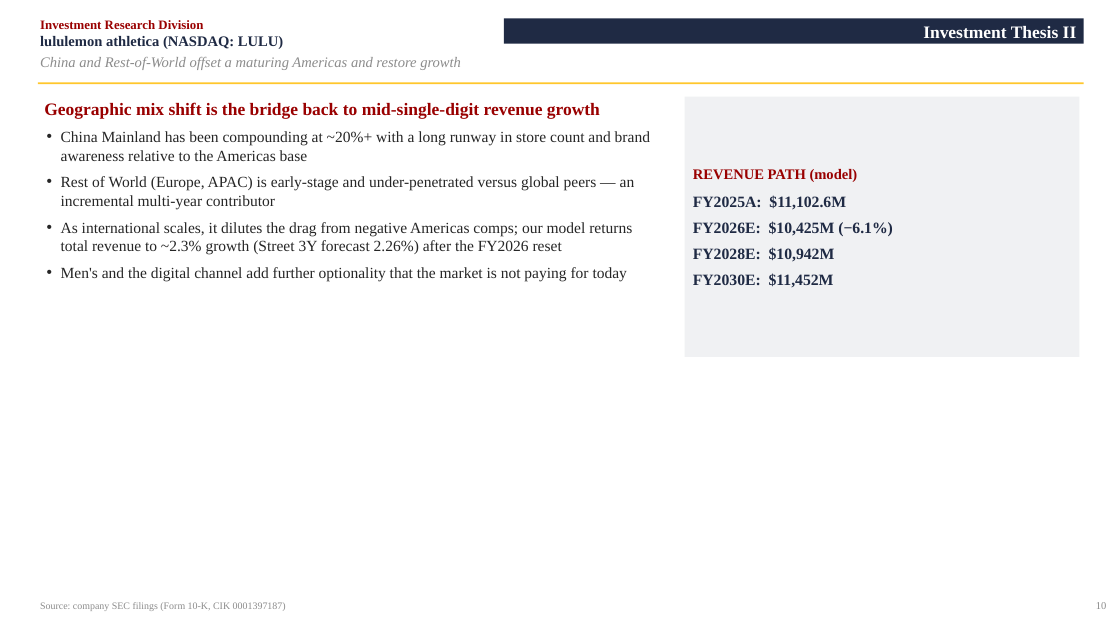
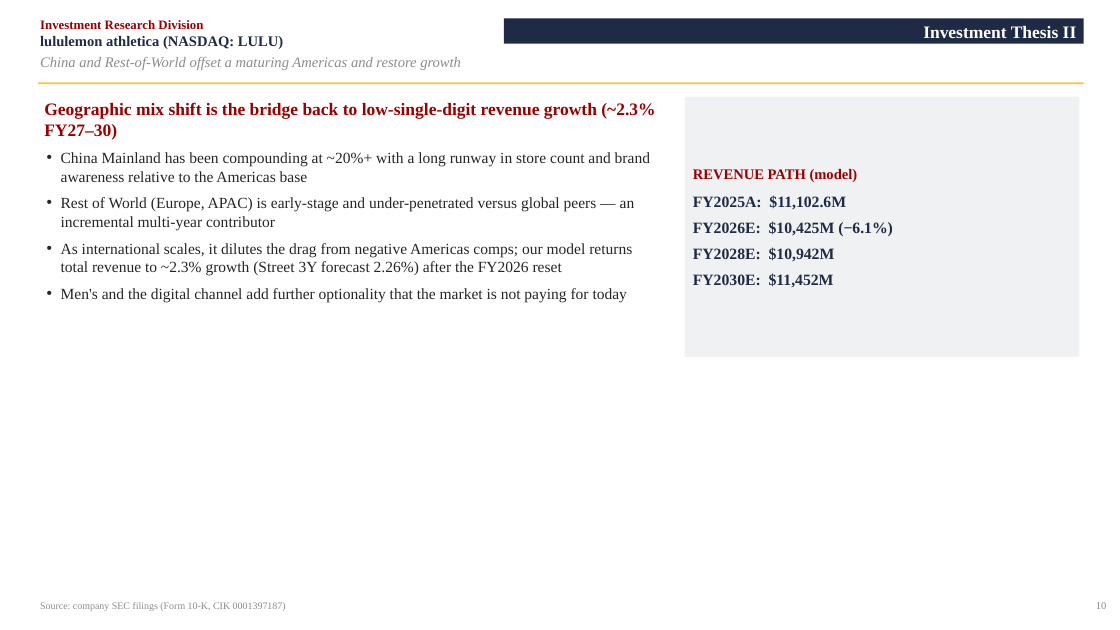
Before and after one commit to vengeanceaiUSC/RM, a slide deck: slide 11 of LULU/LULU_Investment_Pitch_Deck.pptx. Drawn at 1120x630 pixels with LibreOffice and Linux fonts; fonts in the diff are those of the drawing. Boxes give left, top, right and bottom in pixels: in the first picture for what was removed or moved away, otherwise in the second. Text is boxed around its words. In the diff, an @@ line names an element or a change of style, - is before the commit and + after.

```diff
--- a/LULU/LULU_Investment_Pitch_Deck.pptx
+++ b/LULU/LULU_Investment_Pitch_Deck.pptx
@@ text at box(44, 102, 655, 140): text changed @@
-Geographic mix shift is the bridge back to mid-single-digit revenue growth
+Geographic mix shift is the bridge back to low-single-digit revenue growth (~2.3% FY27–30)
```
Also in this commit, not shown: 2 other slides changed, 6 other files.
